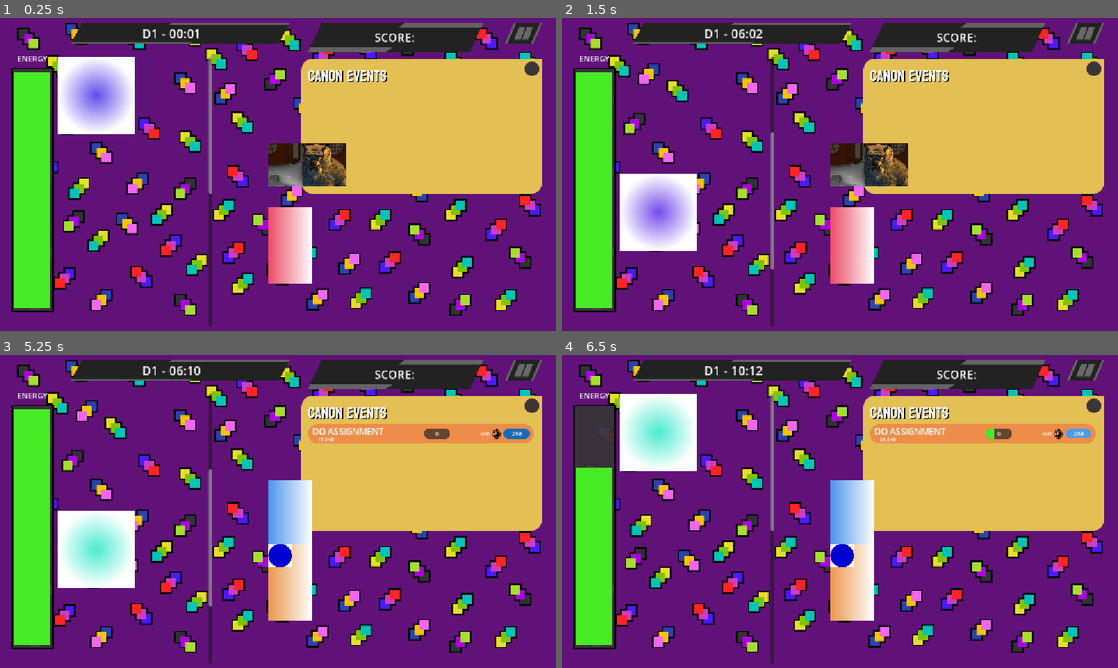
Above: before the commit, frames 1-4 (two rows, left to right).
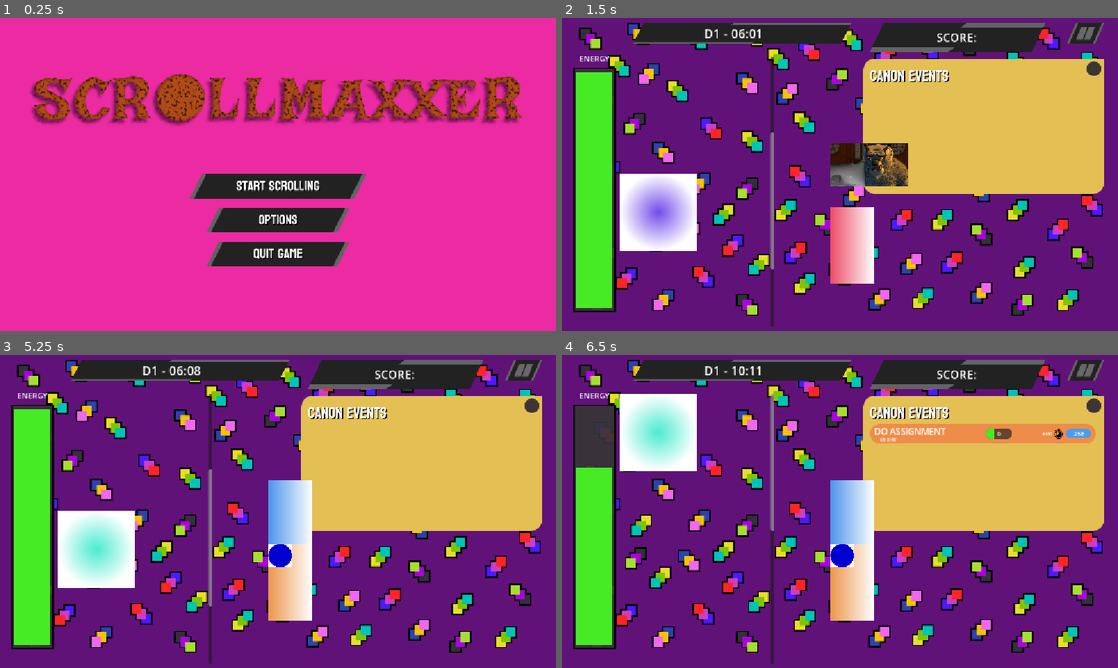
Above: after the commit, the same moments.

Repository: shi-reker/ScrollMaxxer
Game: Godot game, scene res://Scenes/main_menu.tscn
Same seed, same stepped clock (60 frames per second), same inputs: the game is played once before the commit and once after it. Before the commit the project starts from res://Scenes/main.tscn. The engine's default icon, where the game draws it, is replaced by a stand-in: a white triangle on a blue panel in a dark square.
Inputs (mouse positions are in pixels of both pictures, inside the frame that each line leads up to):
- Up to frame 1 (0.25 s): no input
- Up to frame 2 (1.5 s): click (840, 187) at 0.52 s; click (840, 143) at 1.25 s
- Up to frame 3 (5.25 s): click (278, 542) at 2 s; click (278, 480) at 2.75 s; click (278, 542) at 3.5 s; click (278, 480) at 4.25 s; click (278, 542) at 5 s
- Up to frame 4 (6.5 s): click "25e" at 5.75 s

The runs differ from the first frame. In frame 1, 100% of the frame differs, in the area x 0-100%, y 0-100%; in frame 2, less than 0.1%; in frame 3, 2.5%; in frame 4, less than 0.1%.
Error in both runs: Invalid access to property or key '2' on a base object of type 'Dictionary'. (res://scripts/memes/meme_manager.gd:28)

Commit message:
default run scene upadte

Diff:
--- a/project.godot
+++ b/project.godot
@@ -11,7 +11,7 @@
 [application]
 
 config/name="scrollmaxxer"
-run/main_scene="uid://drlkwkkmqxltw"
+run/main_scene="uid://b3jyfwtun883k"
 config/features=PackedStringArray("4.7", "GL Compatibility")
 config/icon="res://icon.svg"
 
